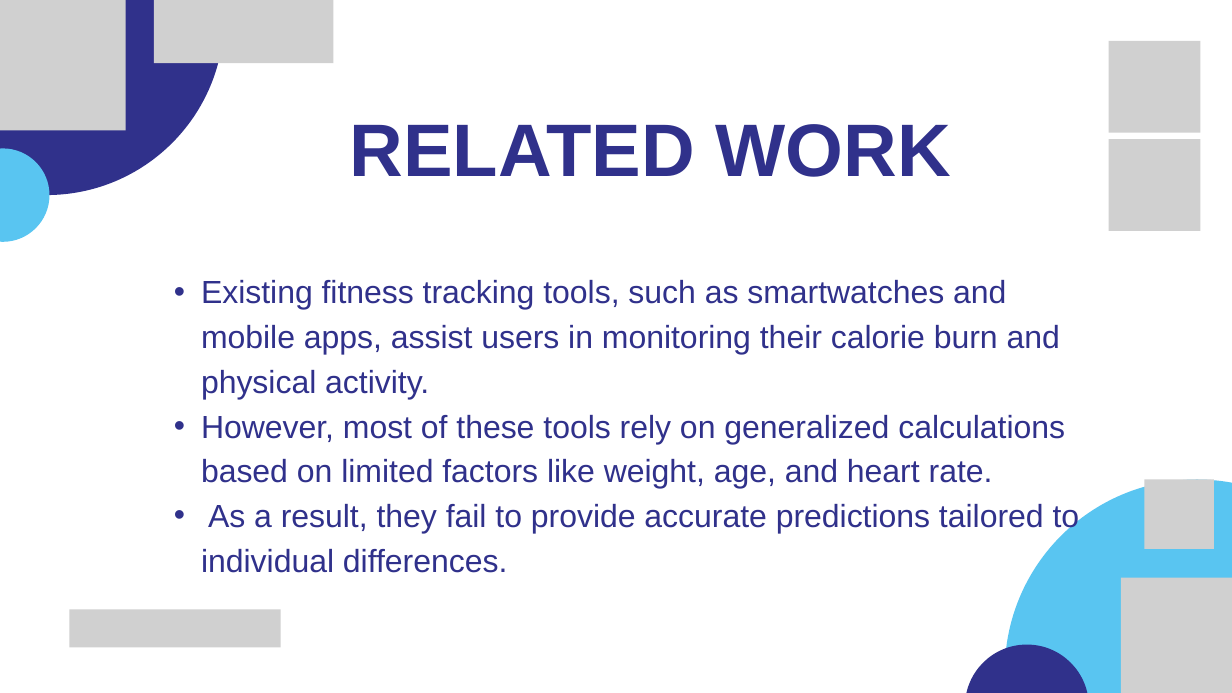
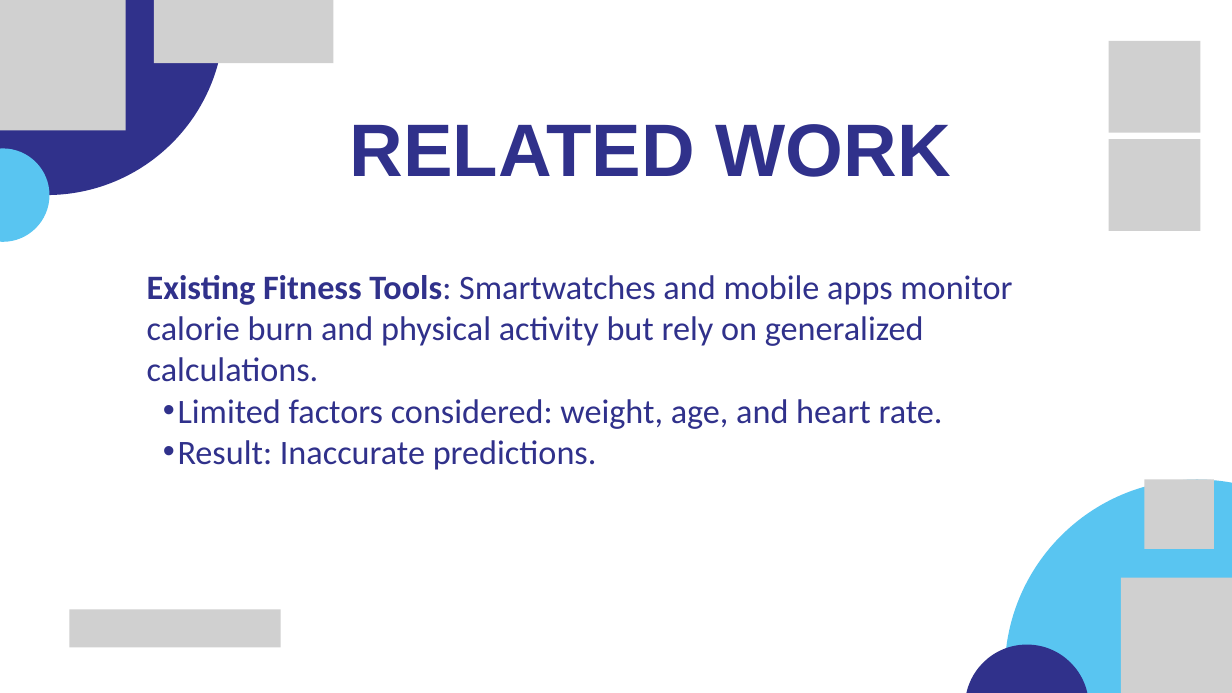
Before and after one commit to Mohamedelmahdy01/BurnMeter, a slide deck: slide 5 of BurnMeter.pptx. Drawn at 1232x693 pixels with LibreOffice and Linux fonts; fonts in the diff are those of the drawing; grey boxes stand for pictures. Boxes give left, top, right and bottom in pixels: in the first picture for what was removed or moved away, otherwise in the second. Text is boxed around its words. In the diff, an @@ line names an element or a change of style, - is before the commit and + after.

Commit message:
Correct spelling errors

```diff
--- a/BurnMeter.pptx
+++ b/BurnMeter.pptx
@@ text at [147, 275, 1012, 470]: text changed; size 37.3 to 40 pt; font Arial to Calibri @@
-  • Existing fitness tracking tools, such as smartwatches and mobile apps, assist users in monitoring their calorie burn and physical activity.
-  • However, most of these tools rely on generalized calculations based on limited factors like weight, age, and heart rate.
-  • As a result, they fail to provide accurate predictions tailored to individual differences.
+Existing Fitness Tools: Smartwatches and mobile apps monitor calorie burn and physical activity but rely on generalized calculations.
+  • Limited factors considered: weight, age, and heart rate.
+  • Result: Inaccurate predictions.
```
Also in this commit, not shown: 13 other slides changed, 1 slide removed.
